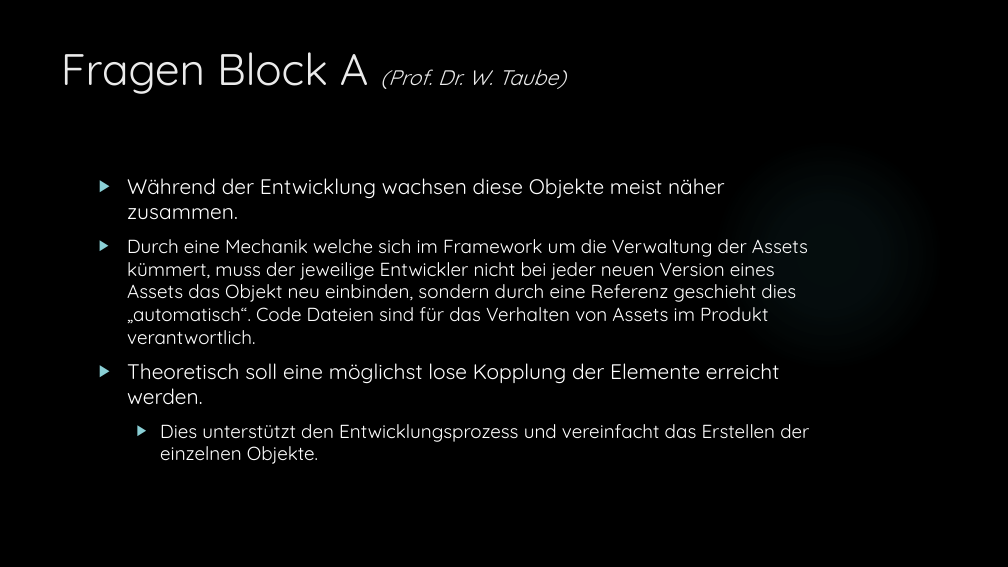
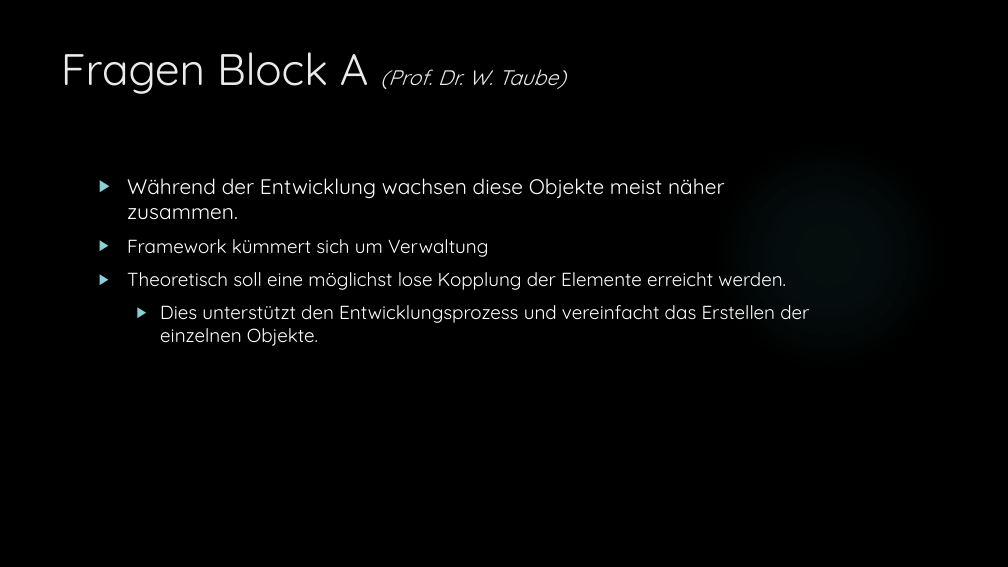
Before and after one commit to dNovel/MasterThesisWS1415, a slide deck: slide 17 of Disputation/Praesentation_DominikSteffen.pptx. Drawn at 1008x567 pixels with LibreOffice and Linux fonts; fonts in the diff are those of the drawing; background and template pictures are left out. Boxes give left, top, right and bottom in pixels: in the first picture for what was removed or moved away, otherwise in the second. Text is boxed around its words. In the diff, an @@ line names an element or a change of style, - is before the commit and + after.

```diff
--- a/Disputation/Praesentation_DominikSteffen.pptx
+++ b/Disputation/Praesentation_DominikSteffen.pptx
@@ text at (127,239,489,257): text changed @@
-  ▶ Durch eine Mechanik welche sich im Framework um die Verwaltung der Assets kümmert, muss der jeweilige Entwickler nicht bei jeder neuen Version eines Assets das Objekt neu einbinden, sondern durch eine Referenz geschieht dies „automatisch“. Code Dateien sind für das Verhalten von Assets im Produkt verantwortlich.
+  ▶ Framework kümmert sich um Verwaltung
@@ text at (127,272,786,290): size 20 to 18 pt in "Theoretisch soll eine möglichst lose Kopplung der ..."; list level 1 to 2 in "Theoretisch soll eine möglichst lose ..." @@
```
Also in this commit, not shown: 27 other slides changed, 1 slide added, 1 slide removed, 1 other file.
